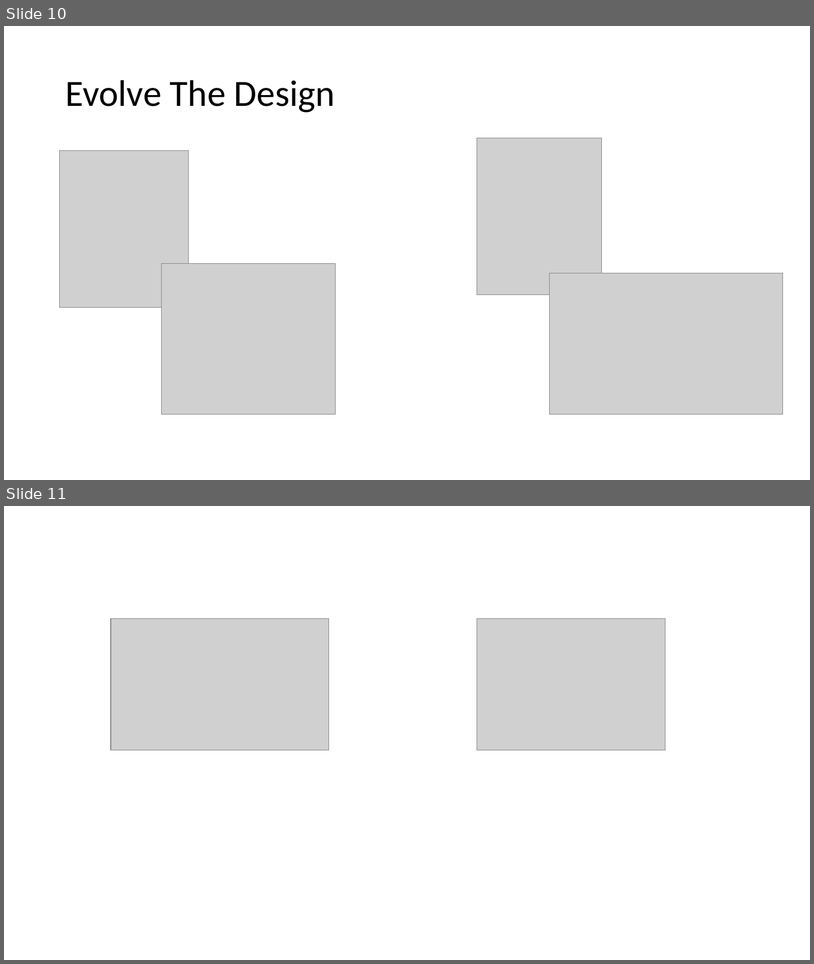
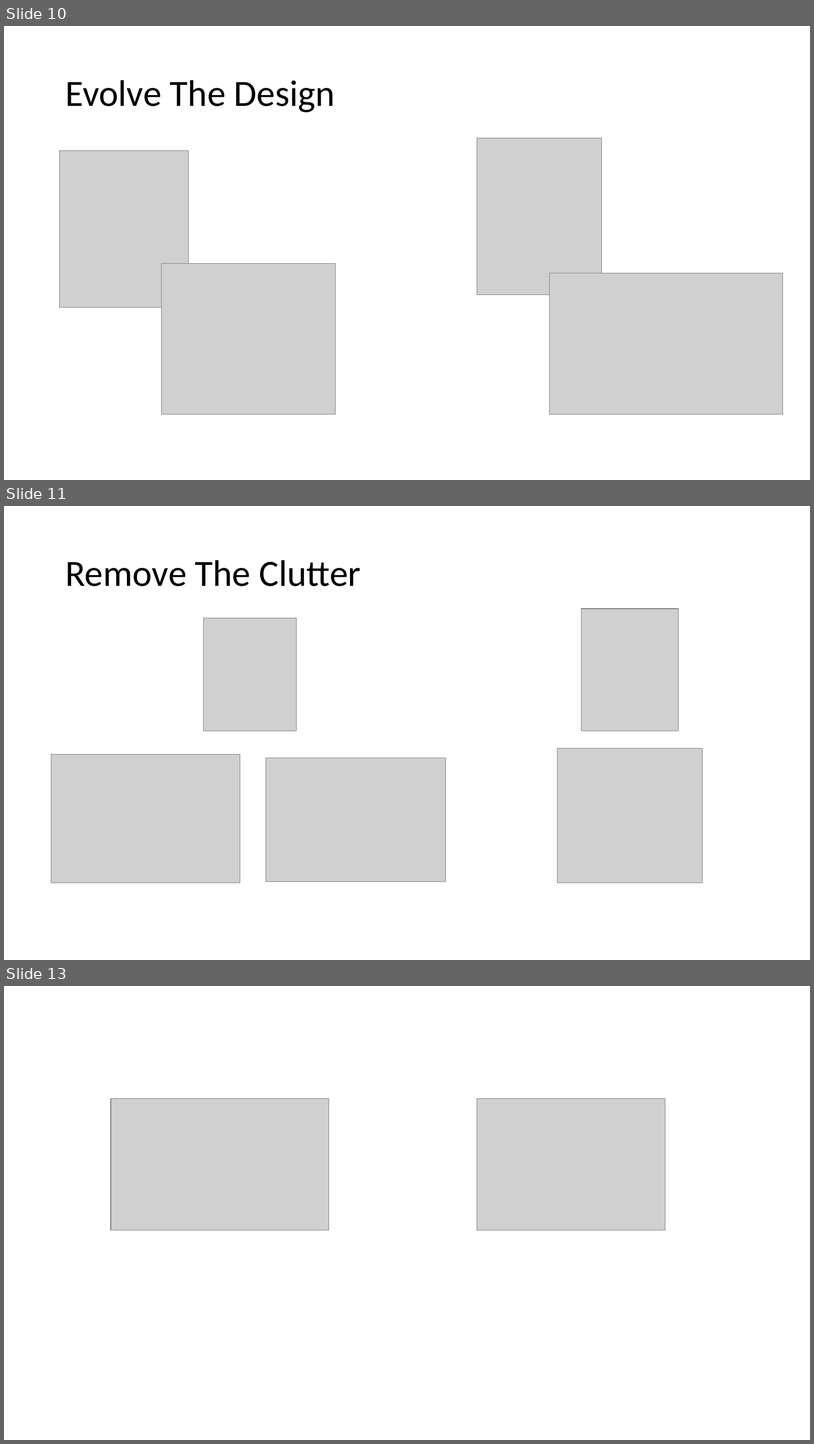
Before and after one commit to jamessdixon/REPL-Driven-Development, a slide deck: REPL-Driven-Development.pptx. Shown one above the other, each under a label of ours: slides 10 and 11 before the commit, slides 10, 11 and 13 after it; the slides between them are not shown. The pictures are 814x964 and 814x1444 pixels, drawn with LibreOffice and Linux fonts; fonts in the diff are those of the drawing; grey boxes stand for pictures. Boxes give left, top, right and bottom in pixels: in the first picture for what was removed or moved away, otherwise in the second. Text is boxed around its words. In the diff, an @@ line names an element or a change of style, - is before the commit and + after.

```diff
--- a/REPL-Driven-Development.pptx
+++ b/REPL-Driven-Development.pptx
@@ slide 11 added at bbox=[4, 506, 810, 960], background #FFFFFF @@
@@ title added at bbox=[65, 560, 362, 586], 44 pt, text #000000 @@
+Remove The Clutter
@@ picture added at bbox=[581, 609, 678, 731] @@
@@ picture added at bbox=[204, 618, 297, 731] @@
@@ picture added at bbox=[51, 754, 240, 882] @@
@@ picture added at bbox=[267, 757, 446, 882] @@
@@ picture added at bbox=[558, 748, 703, 883] @@
@@ what was slide 11 is now slide 13 @@
```
Also in this commit, not shown: 3 slides changed, 11 other slides added, 8 slides removed, 1 other file.
